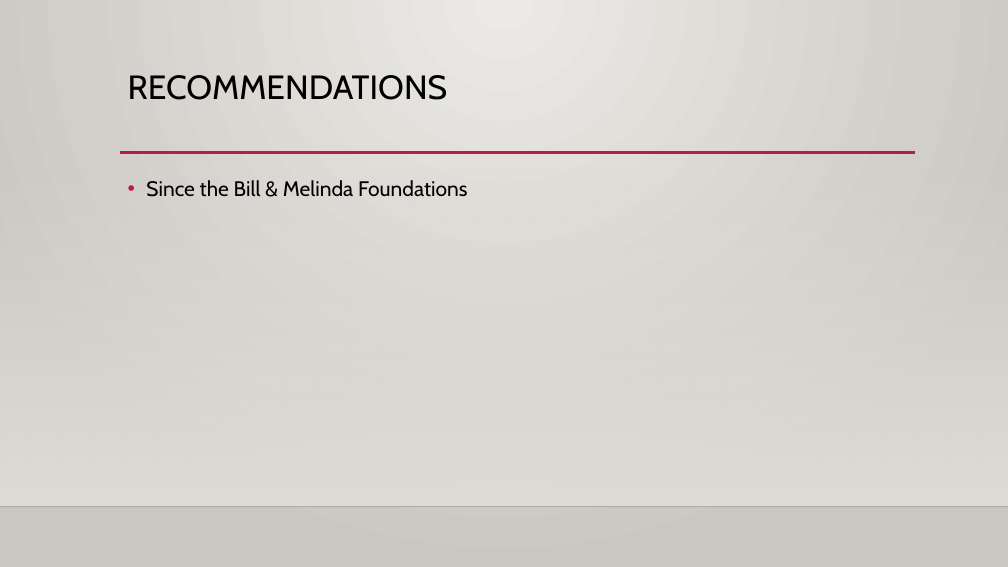
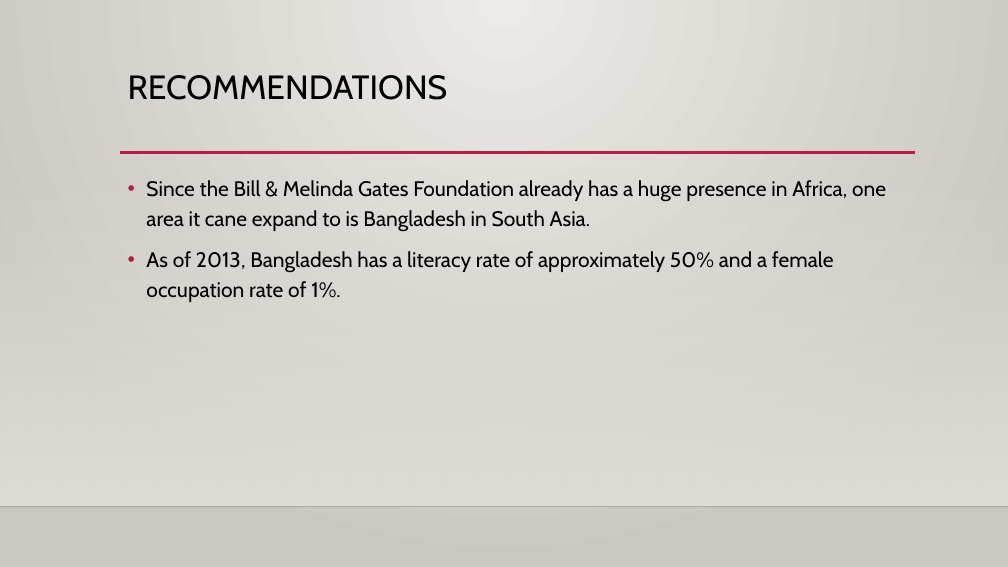
Before and after one commit to daveknockwin/MSDS6306-CS2, a slide deck: slide 16 of Save The Children.pptx (slide 14 before the commit). Drawn at 1008x567 pixels with LibreOffice and Linux fonts; fonts in the diff are those of the drawing; background and template pictures are left out. Boxes give left, top, right and bottom in pixels: in the first picture for what was removed or moved away, otherwise in the second. Text is boxed around its words. In the diff, an @@ line names an element or a change of style, - is before the commit and + after.

```diff
--- a/Save The Children.pptx
+++ b/Save The Children.pptx
@@ text at [146,180,886,302]: text changed @@
-• Since the Bill & Melinda Foundations
+• Since the Bill & Melinda Gates Foundation already has a huge presence in Africa, one area it cane expand to is Bangladesh in South Asia.
+• As of 2013, Bangladesh has a literacy rate of approximately 50% and a female occupation rate of 1%.
```
Also in this commit, not shown: 2 other slides changed, 3 slides added, 1 slide removed.
